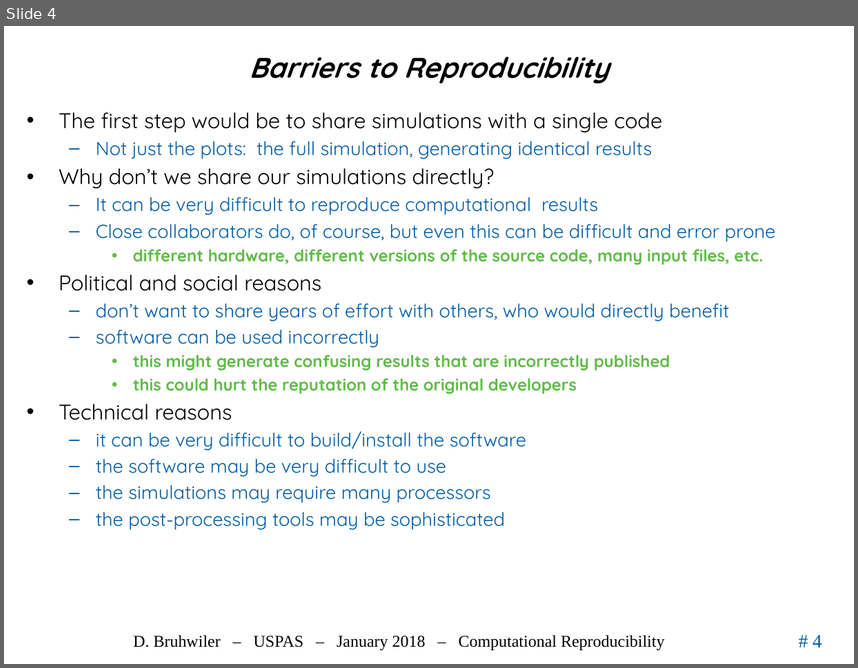
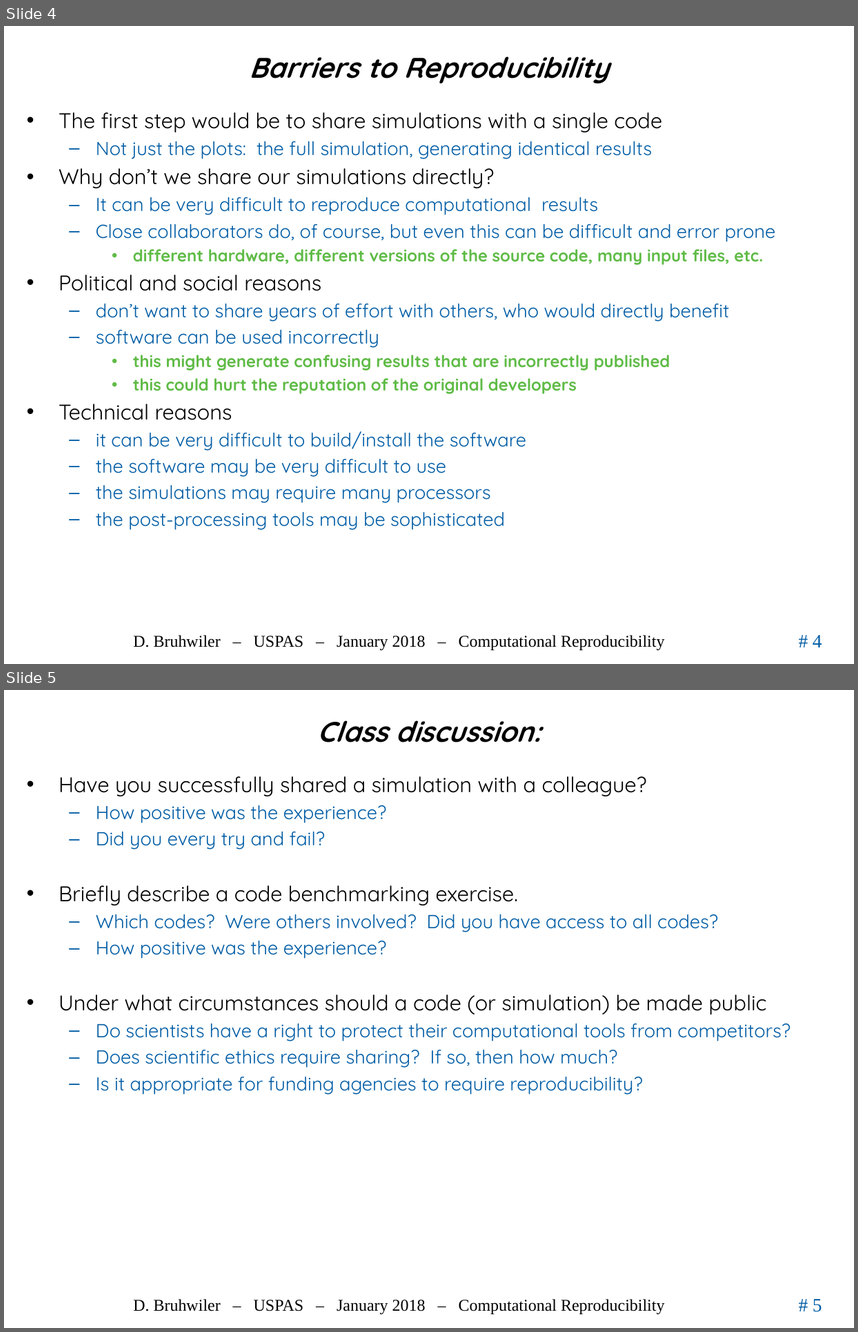
Before and after one commit to uspas/simbeamplasma18, a slide deck: computational_reproducibility/lecture/2018_ComputationalReproducibility_Bruhwiler_USPAS.pptx. Shown one above the other, each under a label of ours: slide 4 before the commit, slides 4 and 5 after it. The pictures are 858x668 and 858x1332 pixels, drawn with LibreOffice and Linux fonts; fonts in the diff are those of the drawing; background and template pictures are left out. Boxes give left, top, right and bottom in pixels: in the first picture for what was removed or moved away, otherwise in the second. Text is boxed around its words. In the diff, an @@ line names an element or a change of style, - is before the commit and + after.

```diff
--- a/computational_reproducibility/lecture/2018_ComputationalReproducibility_Bruhwiler_USPAS.pptx
+++ b/computational_reproducibility/lecture/2018_ComputationalReproducibility_Bruhwiler_USPAS.pptx
@@ slide 5 added at box(4, 690, 854, 1328), background #FFFFFF; not listed: 3 template elements that a slide beside it also shows @@
@@ title added at box(317, 720, 541, 742), 24 pt, text #000000, bold, italic @@
+Class discussion:
@@ text added at box(59, 776, 791, 1094), 16 pt, text #005CA5 @@
+• Have you successfully shared a simulation with a colleague?
+  – How positive was the experience?
+  – Did you every try and fail?
+• Briefly describe a code benchmarking exercise.
+  – Which codes? Were others involved? Did you have access to all codes?
+  – How positive was the experience?
+• Under what circumstances should a code (or simulation) be made public
+  – Do scientists have a right to protect their computational tools from competitors?
+  – Does scientific ethics require sharing? If so, then how much?
+  – Is it appropriate for funding agencies to require reproducibility?
```
Also in this commit, not shown: 4 other slides added.
